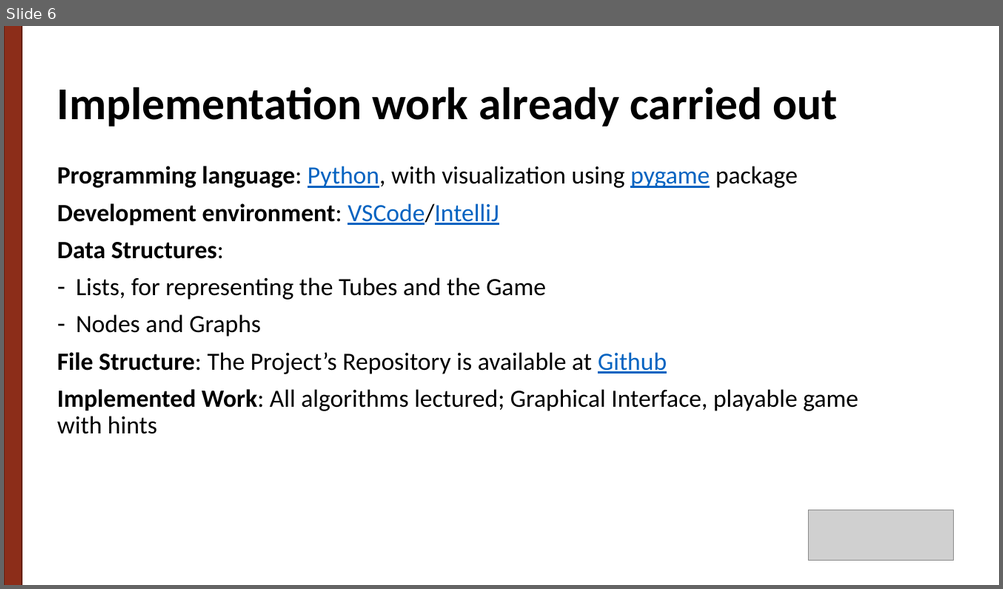
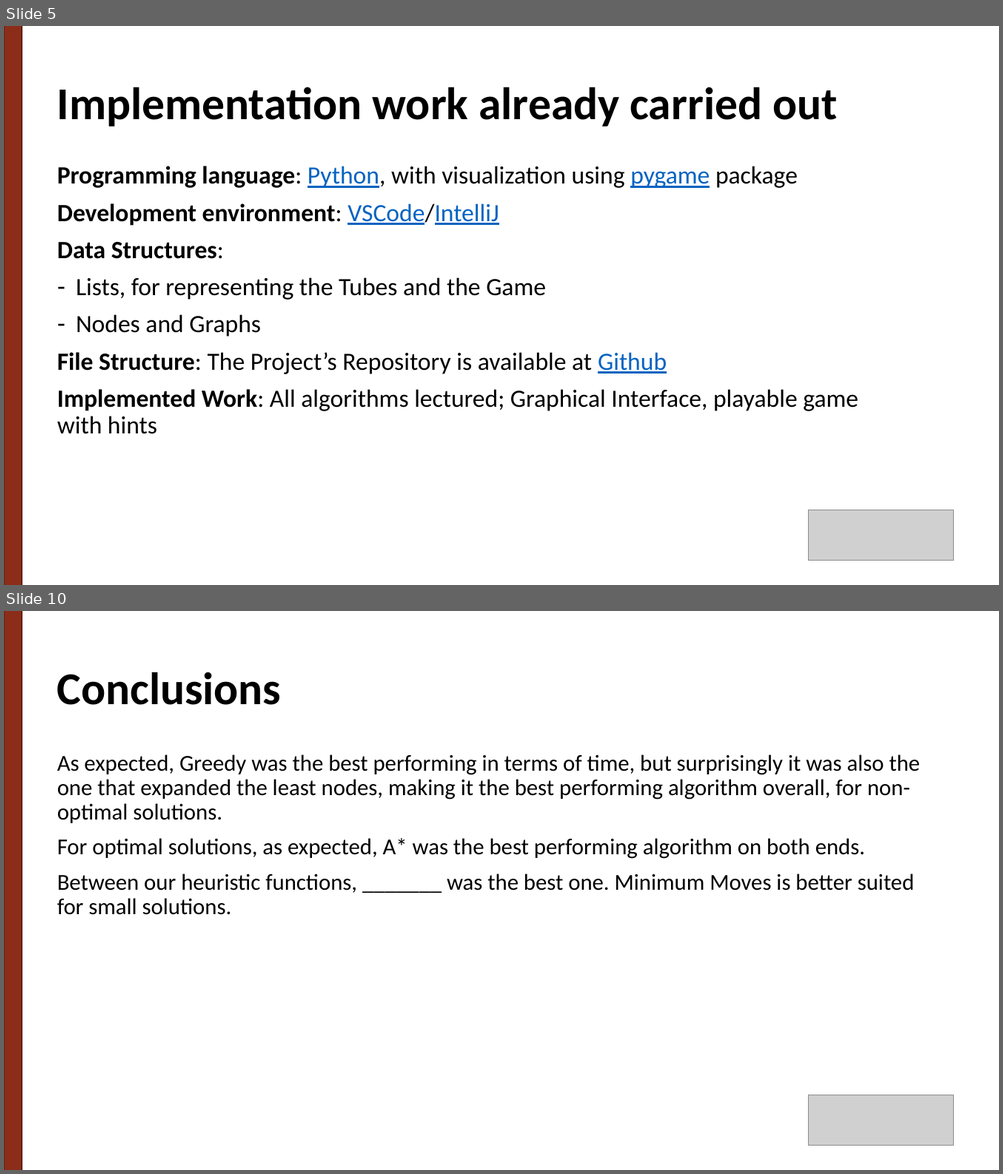
Before and after one commit to g-batalhao-a/IART, a slide deck: Project1/docs/Ball Sort Puzzle.pptx. Shown one above the other, each under a label of ours: slide 6 before the commit, slides 5 and 10 after it; the slides between them are not shown. The pictures are 1003x589 and 1003x1174 pixels, drawn with LibreOffice and Linux fonts; fonts in the diff are those of the drawing; grey boxes stand for pictures. Boxes give left, top, right and bottom in pixels: in the first picture for what was removed or moved away, otherwise in the second. Text is boxed around its words. In the diff, an @@ line names an element or a change of style, - is before the commit and + after.

```diff
--- a/Project1/docs/Ball Sort Puzzle.pptx
+++ b/Project1/docs/Ball Sort Puzzle.pptx
@@ slide 10 added at (4,611,999,1170), background #FFFFFF @@
@@ rectangle added at (4,611,22,1170), fill #8C2D19, outline #682112 1 pt @@
@@ title added at (57,672,282,705), 44 pt, text #000000, bold @@
+Conclusions
@@ text added at (57,755,920,915), 22 pt, text #000000 @@
+As expected, Greedy was the best performing in terms of time, but surprisingly it was also the one that expanded the least nodes, making it the best performing algorithm overall, for non-optimal solutions.
+For optimal solutions, as expected, A* was the best performing algorithm on both ends.
+Between our heuristic functions, _______ was the best one. Minimum Moves is better suited for small solutions.
@@ picture added at (808,1095,953,1145) @@
@@ what was slide 6 is now slide 5 @@
```
Also in this commit, not shown: 1 slide changed, 4 other slides added, 2 other files.
